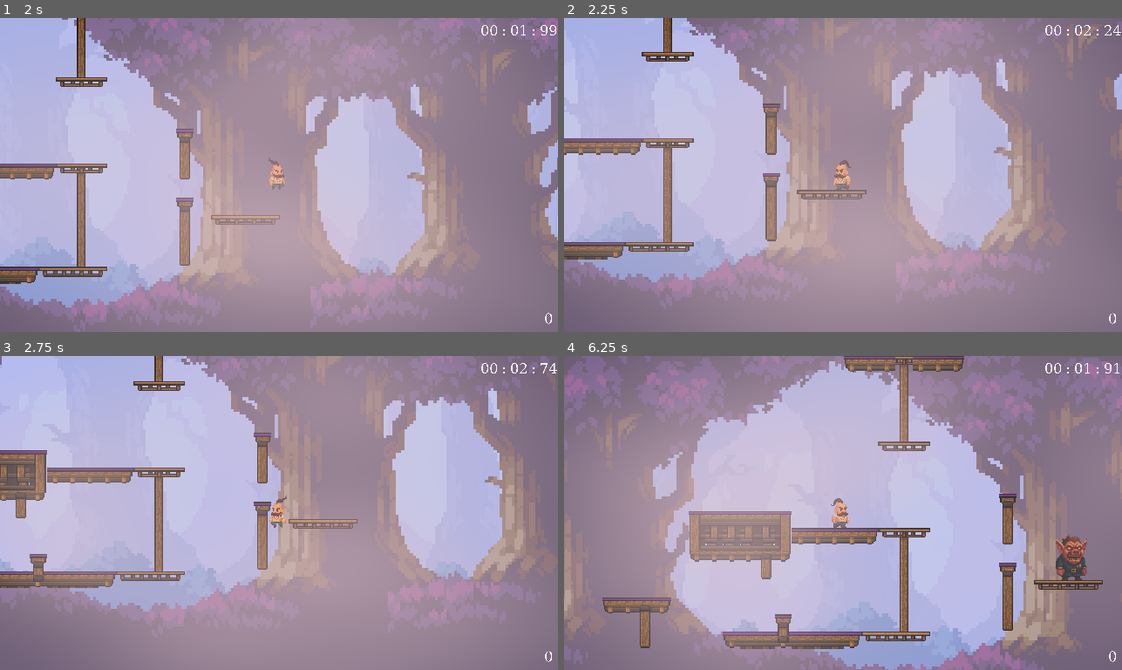
Above: before the commit, frames 1-4 (two rows, left to right).
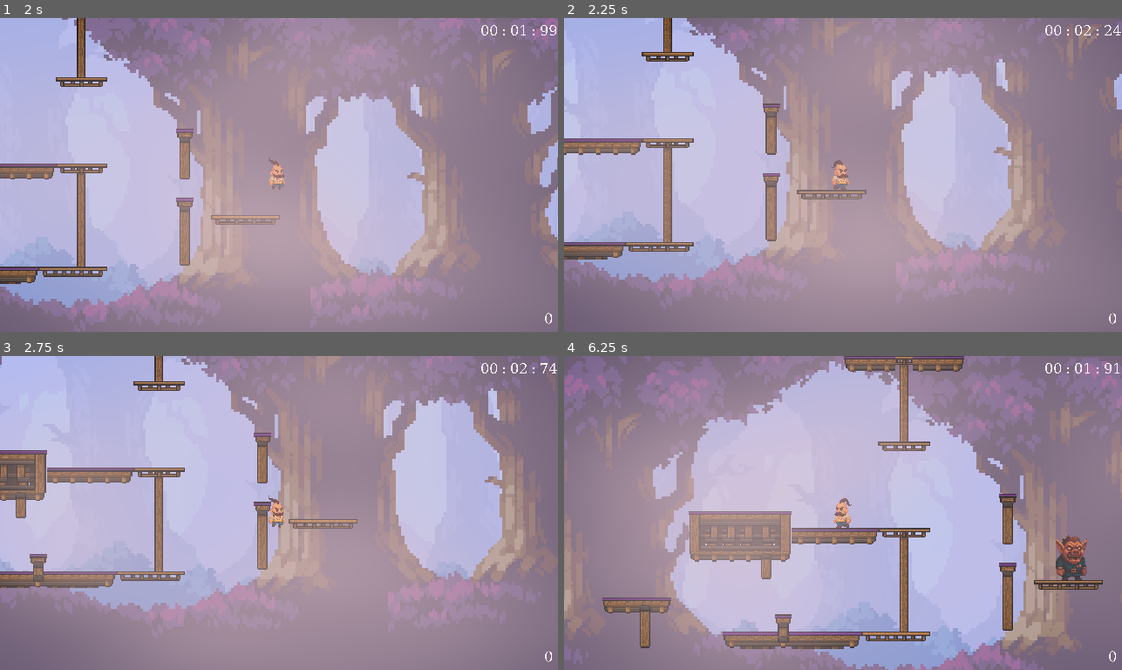
Above: after the commit, the same moments.

Repository: erotourtes/veliyduh
Game: Godot game, scene res://scenes/game.tscn
Two runs of this game, one before a commit and one after it. Both use one fixed random seed, a clock stepped at 60 frames per second and the inputs below. Sound files missing from this copy of the repository are replaced by a short silence.
Inputs:
- Up to frame 1 (2 s): hold Alt (lock_direction) 0.53-1.28 s; hold D (right) from 0.53 s (still down); tap Space (jump) at 0.77, 1.52 s; tap O (fire) at 1.35 s; tap Alt (lock_direction) at 1.55 s
- Up to frame 2 (2.25 s): release D (right) at 2.03 s; hold A (left) from 2.03 s (still down); hold Alt (lock_direction) from 2.03 s (still down)
- Up to frame 3 (2.75 s): keep holding A (left); keep holding Alt (lock_direction)
- Up to frame 4 (6.25 s): release A (left) at 2.78 s; release Alt (lock_direction) at 2.78 s; hold D (right) 2.78-4.25 s; tap J (pick) at 2.85 s; tap Space (jump) at 3.02, 3.77, 5.27 s; tap Alt (lock_direction) at 3.05, 5.3 s; hold Alt (lock_direction) 3.53-4.25 s; click "Retry" at 4.25 s; hold A (left) 5.03-5.78 s; tap O (fire) at 5.1 s; hold D (right) from 5.78 s (still down); hold Alt (lock_direction) from 5.78 s (still down)

Frame 1 is identical in both runs. In frame 2, 0.2% of the frame differs, in the area x 47-52%, y 45-55%; in frame 3, 0.1%; in frame 4, 0.2%.

Commit message:
feat: some improvements

Diff:
--- a/scenes/characters/main_player/main_player.gd
+++ b/scenes/characters/main_player/main_player.gd
@@ -19,6 +19,7 @@
 var isFlying := false
 var weapon: WeaponBase = null
 var playerDirection = 1
+var isLockingDirection = false
 
 var recoilForce: Vector2 = Vector2.ZERO
 
@@ -58,12 +59,13 @@
 
 	handleVelocityChange(delta)
 
-	if isMovingLeft:
-		playerDirection = -1
-		visuals.scale.x = -1
-	if isMovingRight:
-		playerDirection = 1
-		visuals.scale.x = 1
+	if not isLockingDirection:
+		if isMovingLeft:
+			playerDirection = -1
+			visuals.scale.x = -1
+		if isMovingRight:
+			playerDirection = 1
+			visuals.scale.x = 1
 
 
 	updatePlayerAnimation()
@@ -80,6 +82,11 @@
 	if event.is_action_released("fire"):
 		if weapon != null:
 			weapon.stop_firing()
+
+	if event.is_action_pressed("lock_direction"):
+		isLockingDirection = true
+	if event.is_action_released("lock_direction"):
+		isLockingDirection = false
 
 
 func handleFire():
@@ -242,6 +249,8 @@
 	var recoilXmultpilier = 1.0
 	if not is_on_floor():
 		recoilXmultpilier = 2.0
+	if isSitting:
+		recoilXmultpilier *= 1.3
 	velocity.x += clamp(recoilForce.x * recoilXmultpilier, -SPEED * 5, SPEED * 5)
 
 
